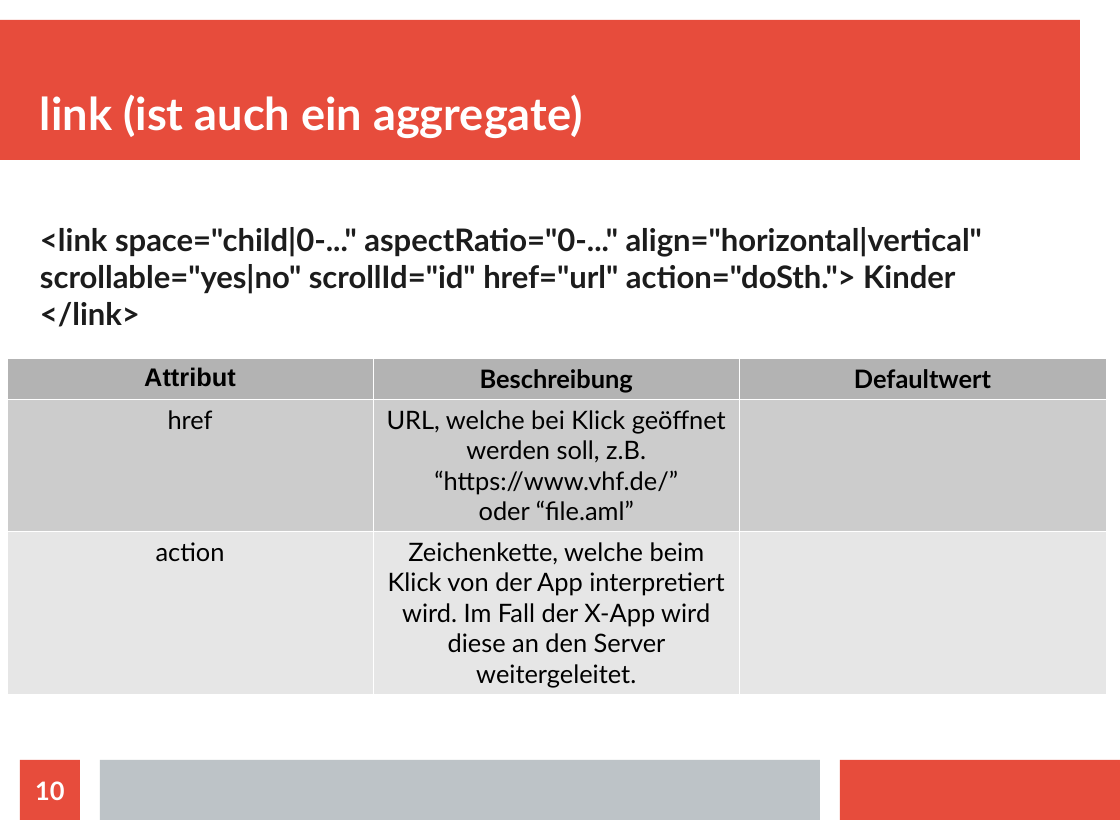
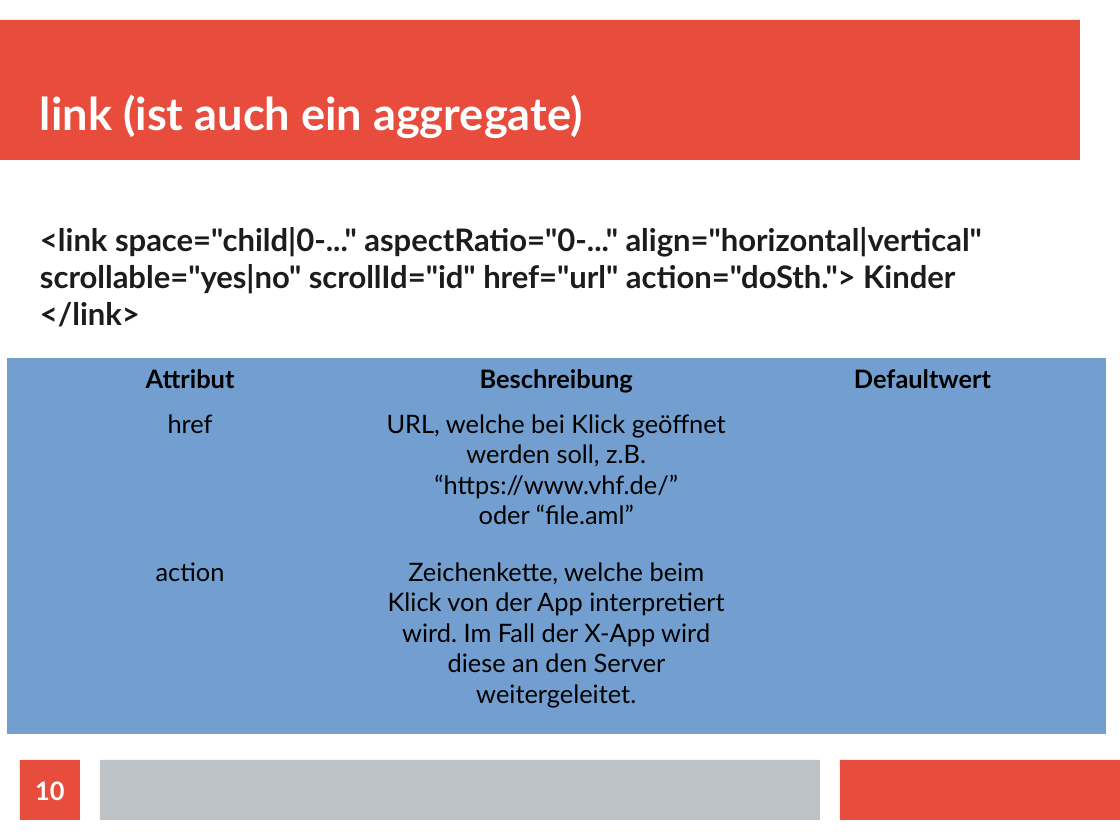
Before and after one commit to wolfgang1991/CommonLibraries, a slide deck: slide 10 of doc/App_Markup_Language_(AML).odp. Drawn at 1120x840 pixels with LibreOffice and Linux fonts; fonts in the diff are those of the drawing. Boxes give left, top, right and bottom in pixels: in the first picture for what was removed or moved away, otherwise in the second. Text is boxed around its words. In the diff, an @@ line names an element or a change of style, - is before the commit and + after.

```diff
--- a/doc/App_Markup_Language_(AML).odp
+++ b/doc/App_Markup_Language_(AML).odp
@@ table at [7,359,1106,711] @@
@@ fill #B3B3B3 to #729FCF in row 1 @@
@@ fill #CCCCCC to #729FCF in row 2 @@
@@ fill #E6E6E6 to #729FCF in row 3 @@
@@ font Arial to Lato in "Attribut" @@
@@ borders changed @@
```
Also in this commit, not shown: 6 other slides changed, 4 slides added, 2 other files.
